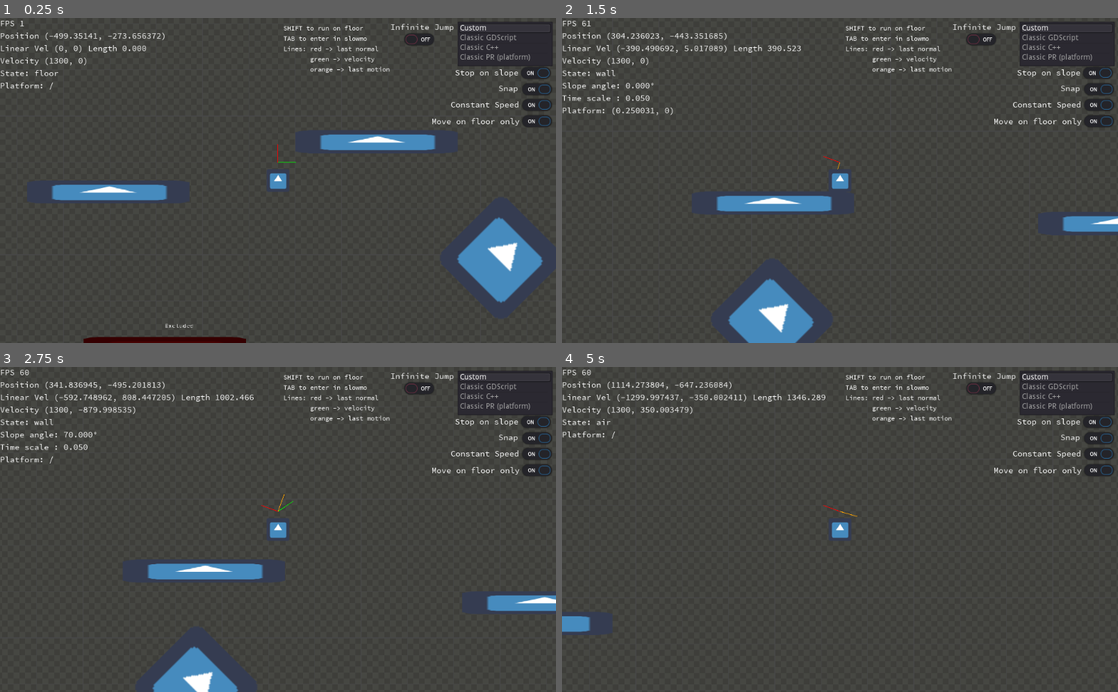
Above: before the commit, frames 1-4 (two rows, left to right).
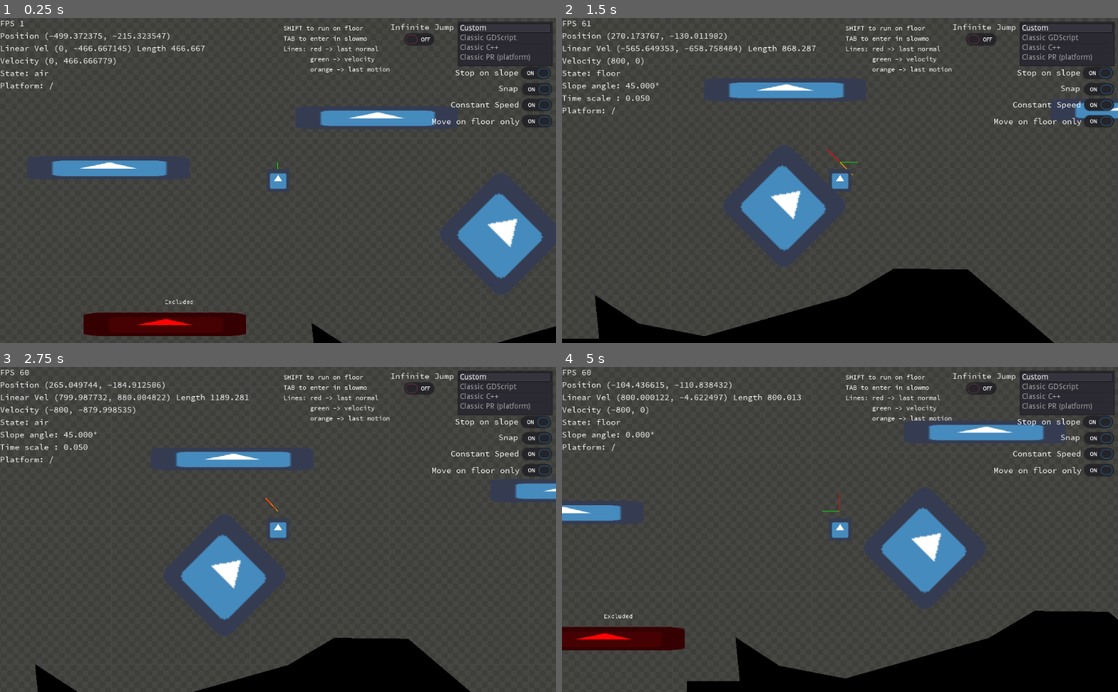
Above: after the commit, the same moments.

Repository: fabriceci/move_and_slide
Game: Godot game, scene res://World.tscn
The game is run twice, just before and just after one commit, with the same random seed, the same clock (stepped at 60 frames per second) and the same inputs. The engine's default icon, where the game draws it, is replaced by a stand-in: a white triangle on a blue panel in a dark square.
Inputs:
- Up to frame 1 (0.25 s): no input
- Up to frame 2 (1.5 s): tap Enter (ui_accept) at 0.5, 0.77 s; hold Shift (run) 0.53-1.28 s; hold Right (ui_right) from 0.53 s (still down); tap Tab (slow) at 1.35 s
- Up to frame 3 (2.75 s): tap Enter (ui_accept) at 1.52 s; release Right (ui_right) at 2.03 s; hold Left (ui_left) from 2.03 s (still down); hold Shift (run) from 2.03 s (still down)
- Up to frame 4 (5 s): release Left (ui_left) at 2.78 s; release Shift (run) at 2.78 s; hold Right (ui_right) 2.78-4.28 s; tap Tab (slow) at 2.85, 4.35 s; tap Enter (ui_accept) at 3.02, 3.77, 4.52 s; hold Shift (run) 3.53-4.28 s; hold Left (ui_left) from 4.28 s (still down)

The runs differ from the first frame. In frame 1, 10% of the frame differs, in the area x 6-100%, y 4-100%; in frame 2, 15%; in frame 3, 11%; in frame 4, 17%, in the area x 0-100%, y 4-100%.

Commit message:
auto mode off by default

Diff:
--- a/Player/Classic/Player.gd
+++ b/Player/Classic/Player.gd
@@ -9,7 +9,7 @@
 var snap = Vector2.ZERO
 var was_on_floor = false
 
-var auto = true
+var auto = false
 
 func _physics_process(delta: float) -> void:
 	velocity += Global.GRAVITY_FORCE * delta
--- a/Player/Custom/PlayerCustom.gd
+++ b/Player/Custom/PlayerCustom.gd
@@ -9,7 +9,7 @@
 
 var snap = Vector2.ZERO
 
-var auto = true
+var auto = false
 
 func _process(_delta):
 	update()
